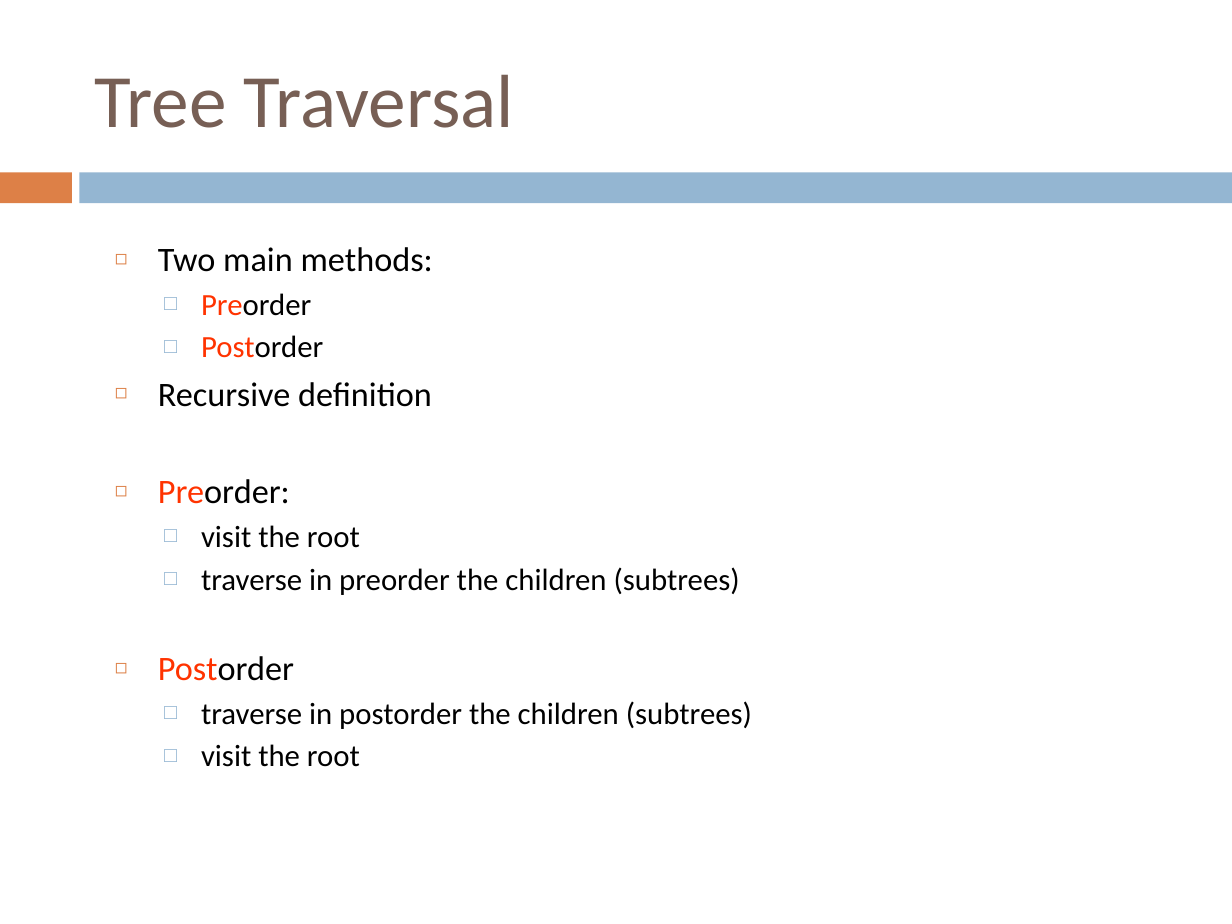
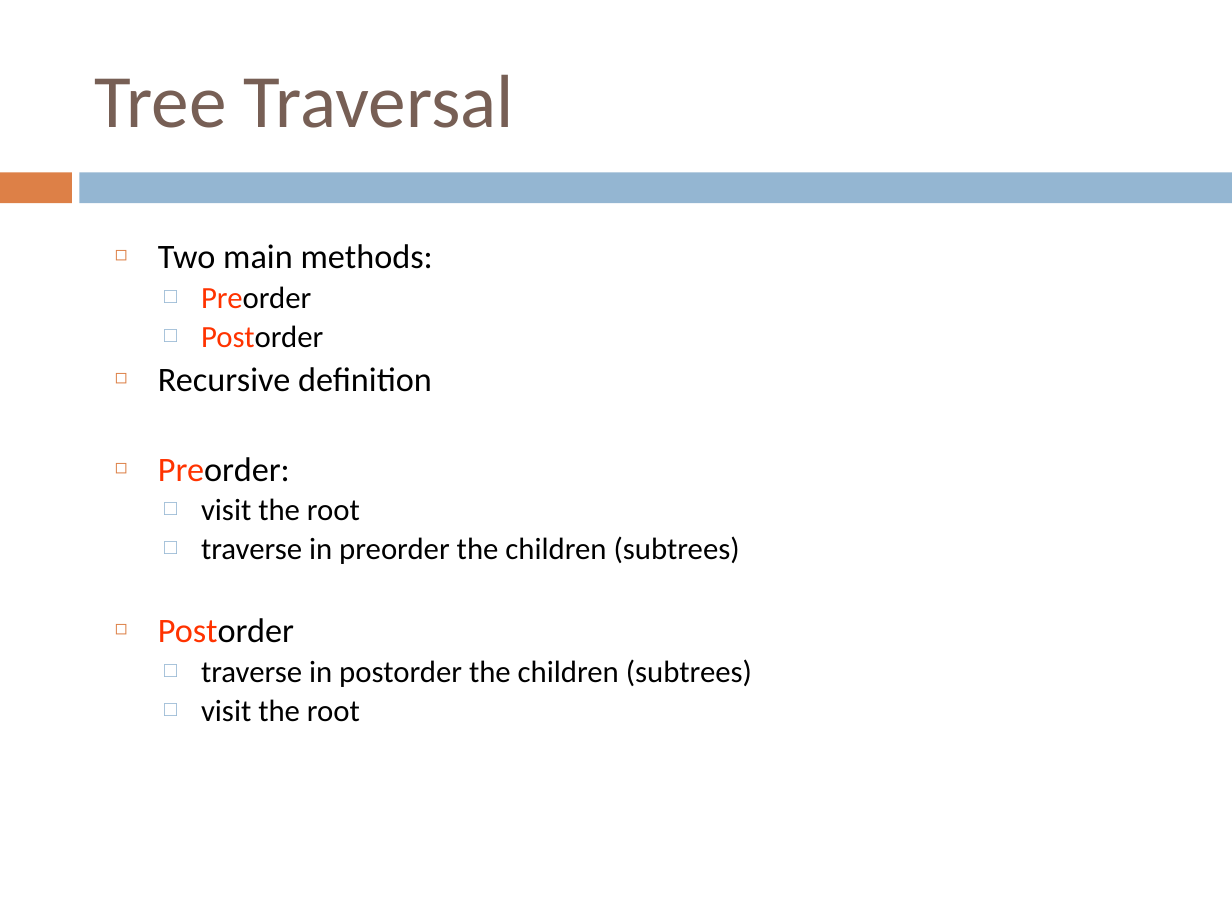
Before and after one commit to sundyCoder/CSK, a slide deck: slide 15 of 3@CSDS/PPT/4@tree.pptx. Drawn at 1232x924 pixels with LibreOffice and Linux fonts; fonts in the diff are those of the drawing. Boxes give left, top, right and bottom in pixels: in the first picture for what was removed or moved away, otherwise in the second. Text is boxed around its words. In the diff, an @@ line names an element or a change of style, - is before the commit and + after.

```diff
--- a/3@CSDS/PPT/4@tree.pptx
+++ b/3@CSDS/PPT/4@tree.pptx
@@ text "Two main methods:" at (158, 244, 752, 722): line spacing 0.9 to 0.8 @@
```
Also in this commit, not shown: 5 other slides changed, 1 other file.
